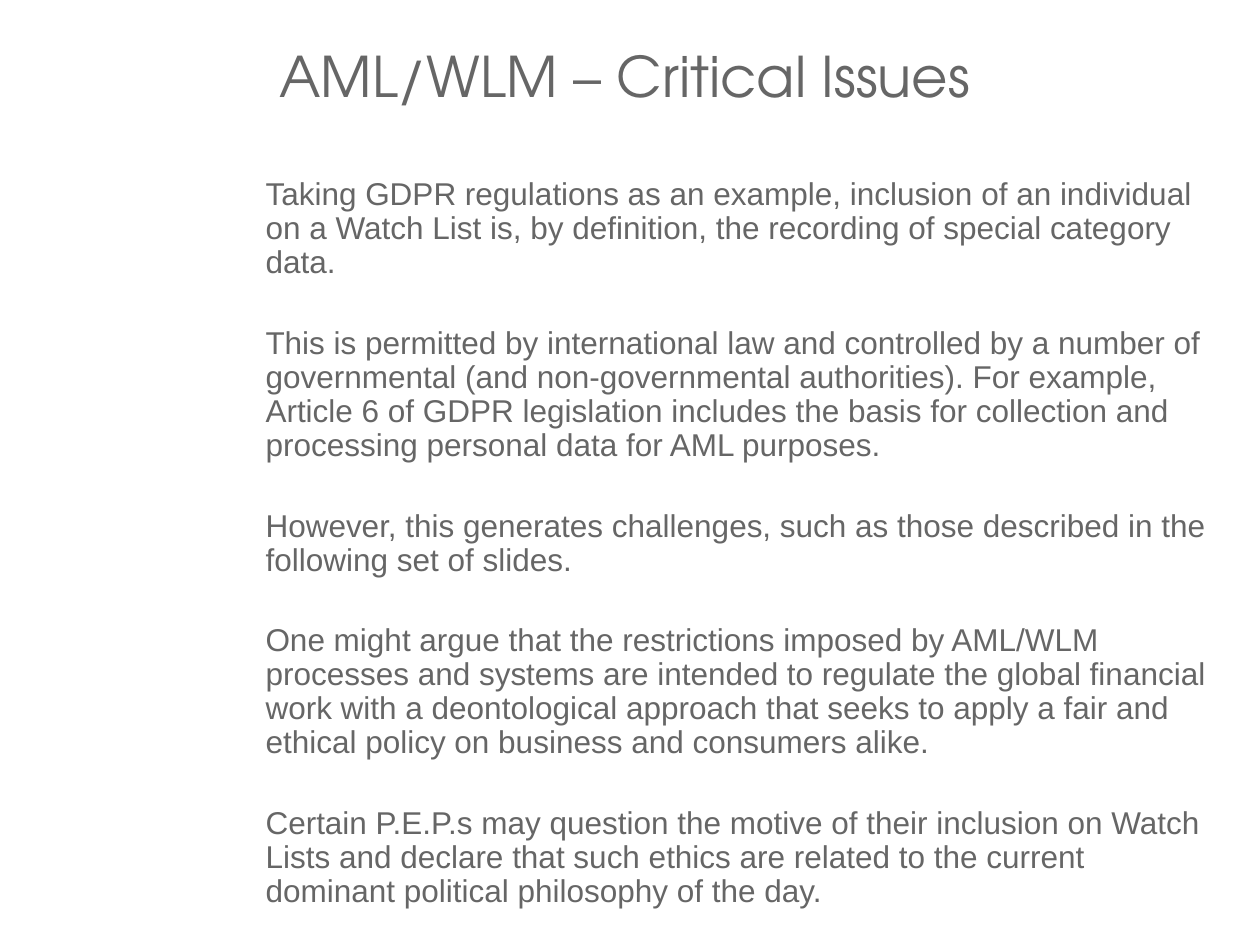
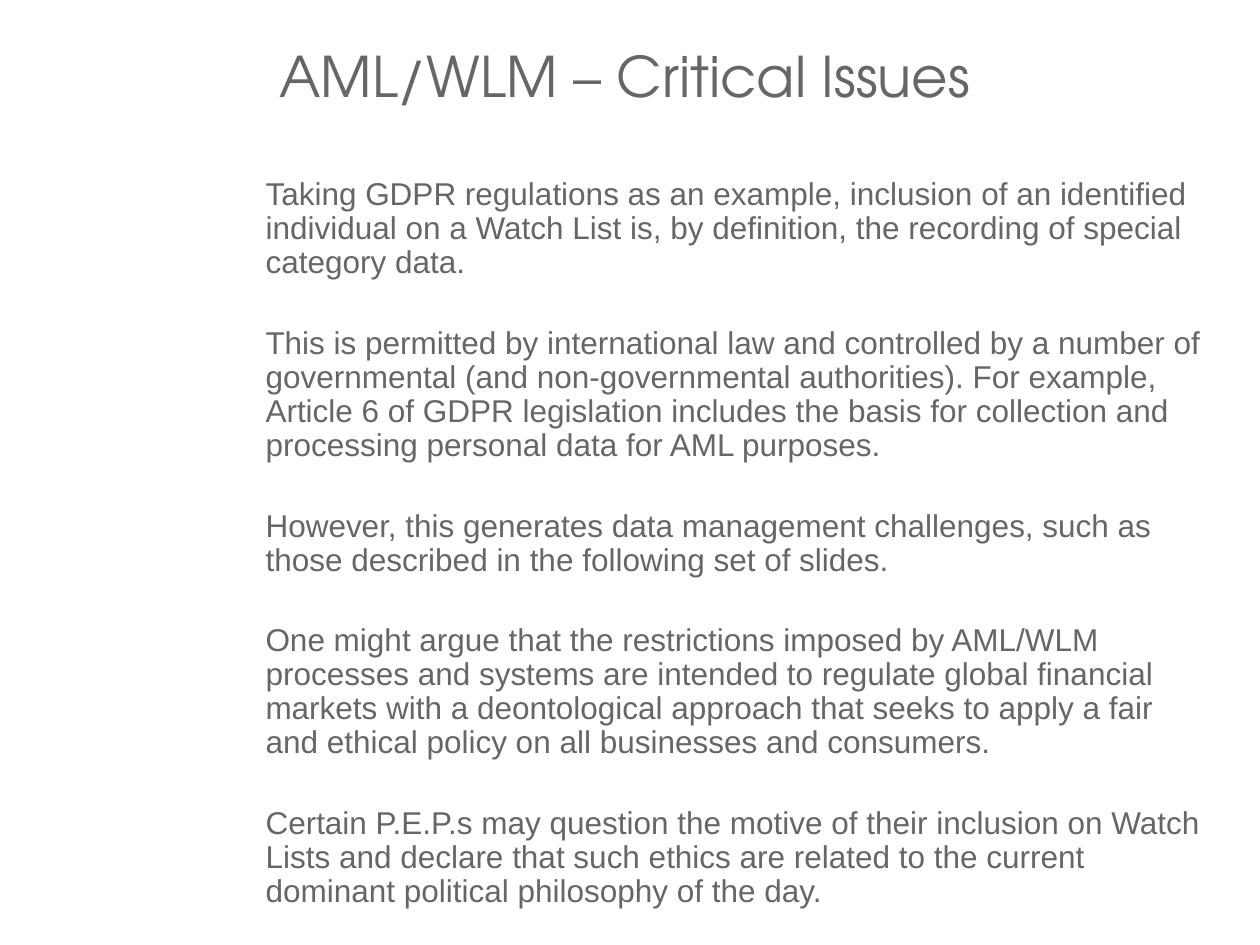
Before and after one commit to JackDaedalus/DataMgmtCA1, a slide deck: slide 5 of PPT_CA1/Data Management - CA1 - AML WLM Ethics - Student Ciaran Finnegan d21124026 v1-4 240222.pptx. Drawn at 1260x945 pixels with LibreOffice and Linux fonts; fonts in the diff are those of the drawing; background and template pictures are left out. Boxes give left, top, right and bottom in pixels: in the first picture for what was removed or moved away, otherwise in the second. Text is boxed around its words. In the diff, an @@ line names an element or a change of style, - is before the commit and + after.

```diff
--- a/PPT_CA1/Data Management - CA1 - AML WLM Ethics - Student Ciaran Finnegan d21124026 v1-4 240222.pptx
+++ b/PPT_CA1/Data Management - CA1 - AML WLM Ethics - Student Ciaran Finnegan d21124026 v1-4 240222.pptx
@@ text at box(266, 182, 1186, 279): text changed @@
-Taking GDPR regulations as an example, inclusion of an individual on a Watch List is, by definition, the recording of special category data.
+Taking GDPR regulations as an example, inclusion of an identified individual on a Watch List is, by definition, the recording of special category data.
@@ text at box(266, 514, 1153, 759): text changed @@
-However, this generates challenges, such as those described in the following set of slides.
-One might argue that the restrictions imposed by AML/WLM processes and systems are intended to regulate the global financial work with a deontological approach that seeks to apply a fair and ethical policy on business and consumers alike.
+However, this generates data management challenges, such as those described in the following set of slides.
+One might argue that the restrictions imposed by AML/WLM processes and systems are intended to regulate global financial markets with a deontological approach that seeks to apply a fair and ethical policy on all businesses and consumers.
```
Also in this commit, not shown: 6 other slides changed.
